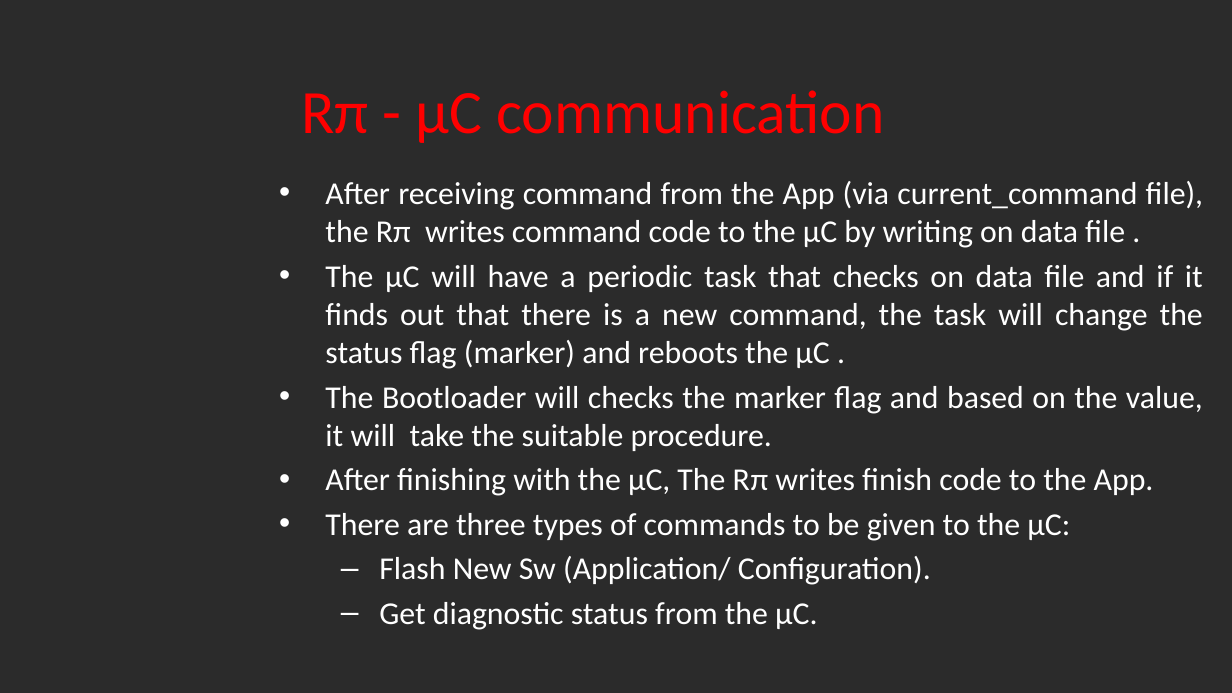
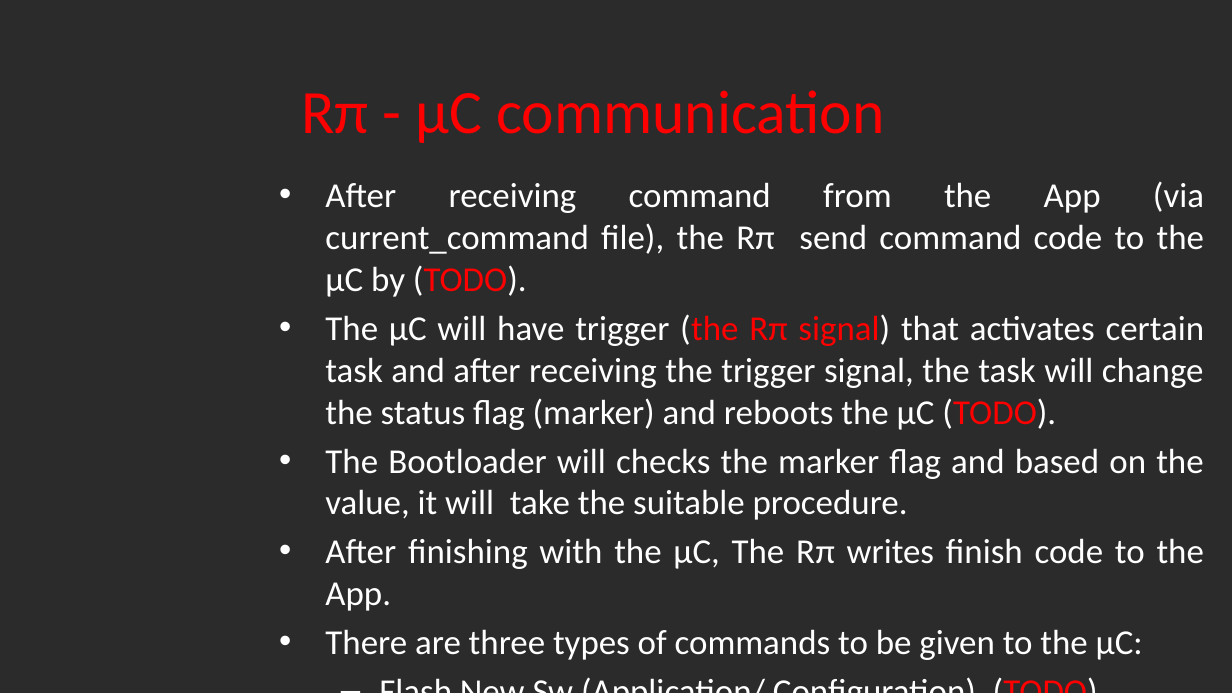
Before and after one commit to Marcelle-Samir/Firmware_Over_The_Air, a slide deck: slide 14 of Project proposal.pptx (slide 15 before the commit). Drawn at 1232x693 pixels with LibreOffice and Linux fonts; fonts in the diff are those of the drawing; background and template pictures are left out; a plain dark background stands for a picture behind light text. Boxes give left, top, right and bottom in pixels: in the first picture for what was removed or moved away, otherwise in the second. Text is boxed around its words. In the diff, an @@ line names an element or a change of style, - is before the commit and + after.

```diff
--- a/Project proposal.pptx
+++ b/Project proposal.pptx
@@ text at [325, 182, 1205, 430]: text changed; size 18.6 to 20.4 pt @@
-• After receiving command from the App (via current_command file), the Rπ writes command code to the µC by writing on data file .
-• The µC will have a periodic task that checks on data file and if it finds out that there is a new command, the task will change the status flag (marker) and reboots the µC .
+• After receiving command from the App (via current_command file), the Rπ send command code to the µC by (TODO).
+• The µC will have trigger (the Rπ signal) that activates certain task and after receiving the trigger signal, the task will change the status flag (marker) and reboots the µC (TODO).
@@ text at [325, 448, 1204, 660]: size 18.6 to 20.4 pt in "The Bootloader will checks the marker flag ...", "After finishing with the µC, The Rπ ...", "There are three types of commands to ..." @@
@@ text at [379, 556, 931, 630]: text changed; size 18.6 to 20.4 pt @@
-  – Flash New Sw (Application/ Configuration).
-  – Get diagnostic status from the µC.
+  – Flash New Sw (Application/ Configuration). (TODO)
+  – Get diagnostic status from the µC. (TODO)
```
Also in this commit, not shown: 16 other slides changed, 1 slide added, 3 slides removed.
